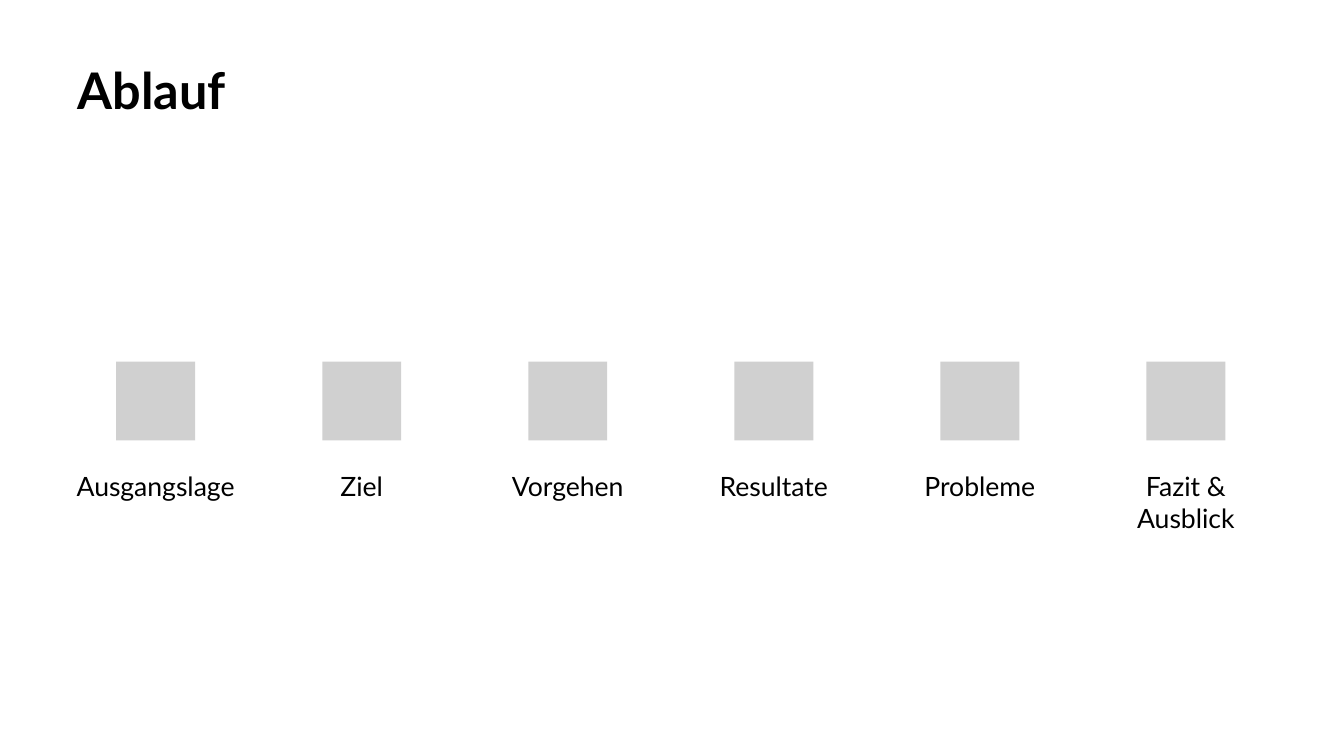
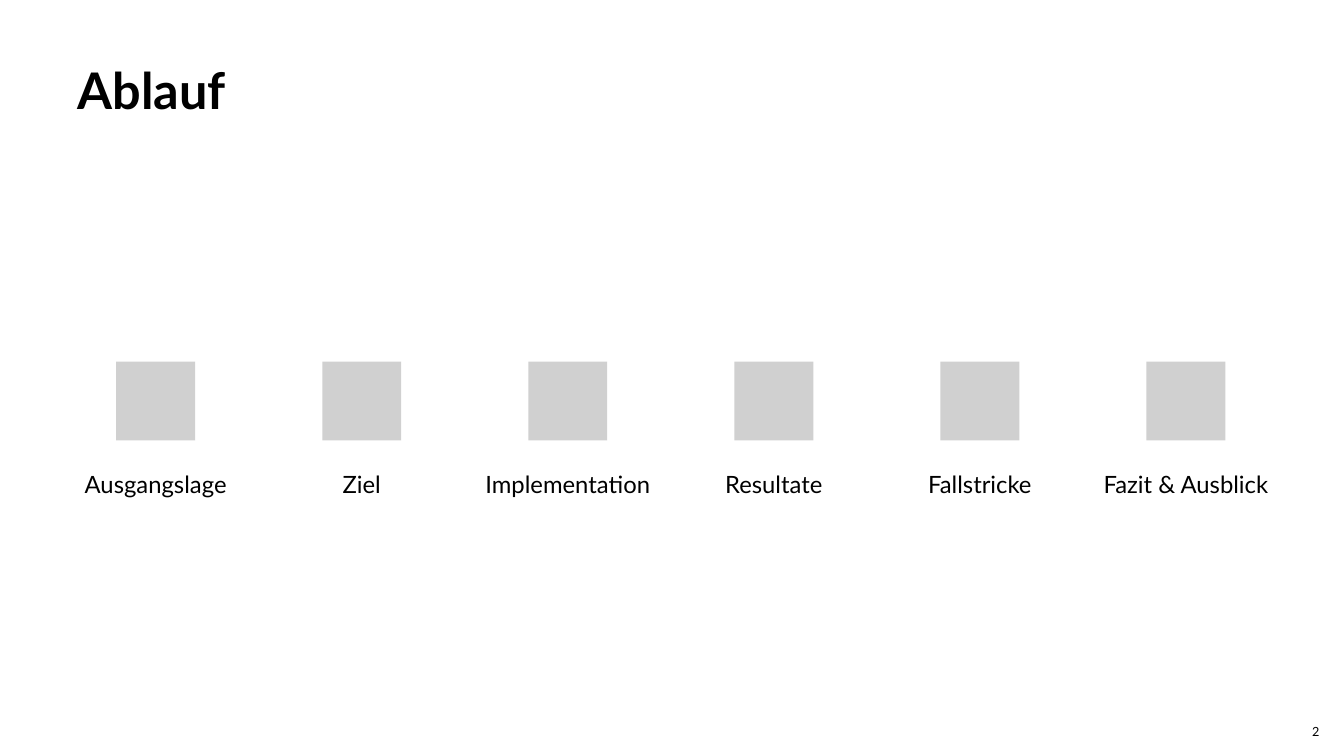
Before and after one commit to Froster2406/BAT2024, a slide deck: slide 2 of Dokumentation/presentation/BAT-EIT-FS24-Präs-Nicora-1507146.pptx. Drawn at 1344x756 pixels with LibreOffice and Linux fonts; fonts in the diff are those of the drawing; grey boxes stand for pictures. Boxes give left, top, right and bottom in pixels: in the first picture for what was removed or moved away, otherwise in the second. Text is boxed around its words. In the diff, an @@ line names an element or a change of style, - is before the commit and + after.

```diff
--- a/Dokumentation/presentation/BAT-EIT-FS24-Präs-Nicora-1507146.pptx
+++ b/Dokumentation/presentation/BAT-EIT-FS24-Präs-Nicora-1507146.pptx
@@ text at bbox=[485, 475, 650, 497]: text changed; size 19 to 17 pt @@
-Vorgehen
+Implementation
@@ text at bbox=[928, 475, 1031, 494]: text changed; size 19 to 17 pt @@
-Probleme
+Fallstricke
@@ size 19 to 17 pt in 4 elements at bbox=[85, 475, 227, 498], bbox=[343, 475, 381, 493], bbox=[725, 475, 822, 494], bbox=[1104, 475, 1269, 494] @@
@@ page number added at bbox=[1312, 727, 1319, 736], 9 pt, text #000000 @@
+2
```
Also in this commit, not shown: 16 other slides changed, 3 slides added, 2 other files.
